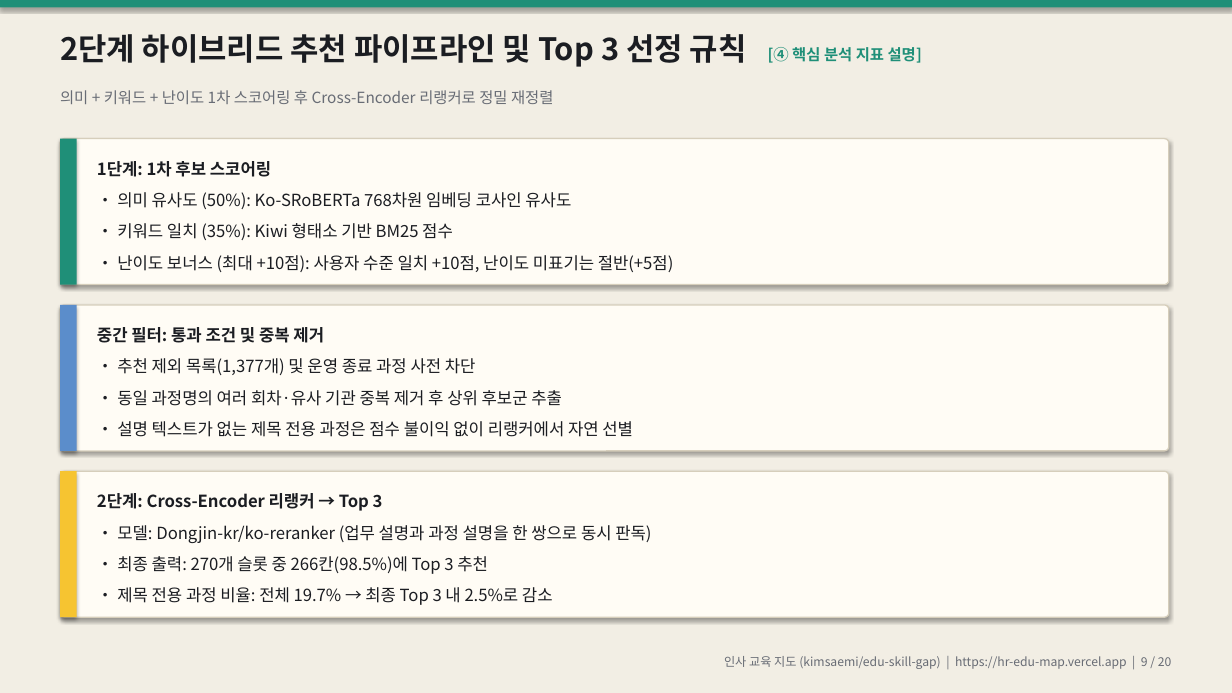
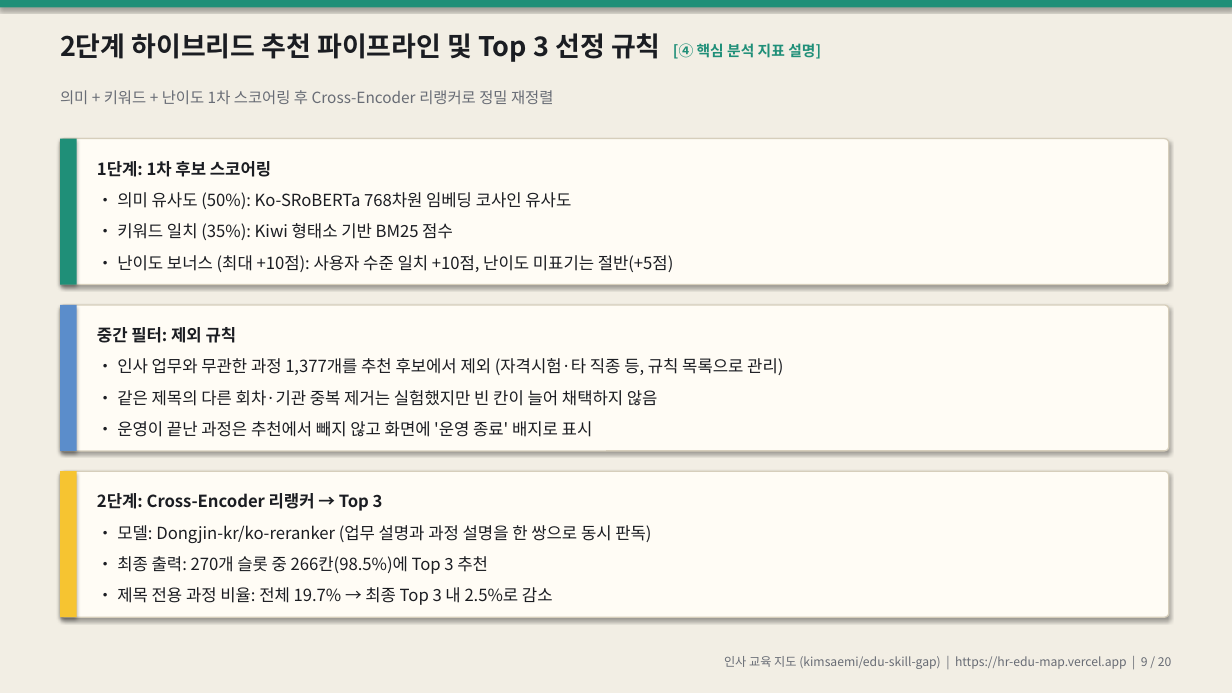
Before and after one commit to kimsaemi/edu-skill-gap, a slide deck: slide 9 of presentation/HR_교육지도_발표.pptx. Drawn at 1232x693 pixels with LibreOffice and Linux fonts; fonts in the diff are those of the drawing. Boxes give left, top, right and bottom in pixels: in the first picture for what was removed or moved away, otherwise in the second. Text is boxed around its words. In the diff, an @@ line names an element or a change of style, - is before the commit and + after.

Commit message:
fix: 발표 PPT — 추천 필터 설명을 실제 동작에 맞춤, 팀 밖 평가 계획 삭제, 제목 줄바꿈 정리

```diff
--- a/presentation/HR_교육지도_발표.pptx
+++ b/presentation/HR_교육지도_발표.pptx
@@ text "2단계 하이브리드 추천 파이프라인 및 ..." at box(60, 33, 821, 62): size 24 to 21 pt in "2단계 하이브리드 추천 파이프라인 및 Top 3 ..."; size 12 to 11.5 pt in "[④ 핵심 분석 지표 설명]" @@
@@ text at box(97, 327, 783, 437): text changed @@
-중간 필터: 통과 조건 및 중복 제거
-• 추천 제외 목록(1,377개) 및 운영 종료 과정 사전 차단
-• 동일 과정명의 여러 회차·유사 기관 중복 제거 후 상위 후보군 추출
-• 설명 텍스트가 없는 제목 전용 과정은 점수 불이익 없이 리랭커에서 자연 선별
+중간 필터: 제외 규칙
+• 인사 업무와 무관한 과정 1,377개를 추천 후보에서 제외 (자격시험·타 직종 등, 규칙 목록으로 관리)
+• 같은 제목의 다른 회차·기관 중복 제거는 실험했지만 빈 칸이 늘어 채택하지 않음
+• 운영이 끝난 과정은 추천에서 빼지 않고 화면에 '운영 종료' 배지로 표시
```
Also in this commit, not shown: 18 other slides changed, 1 other file.
